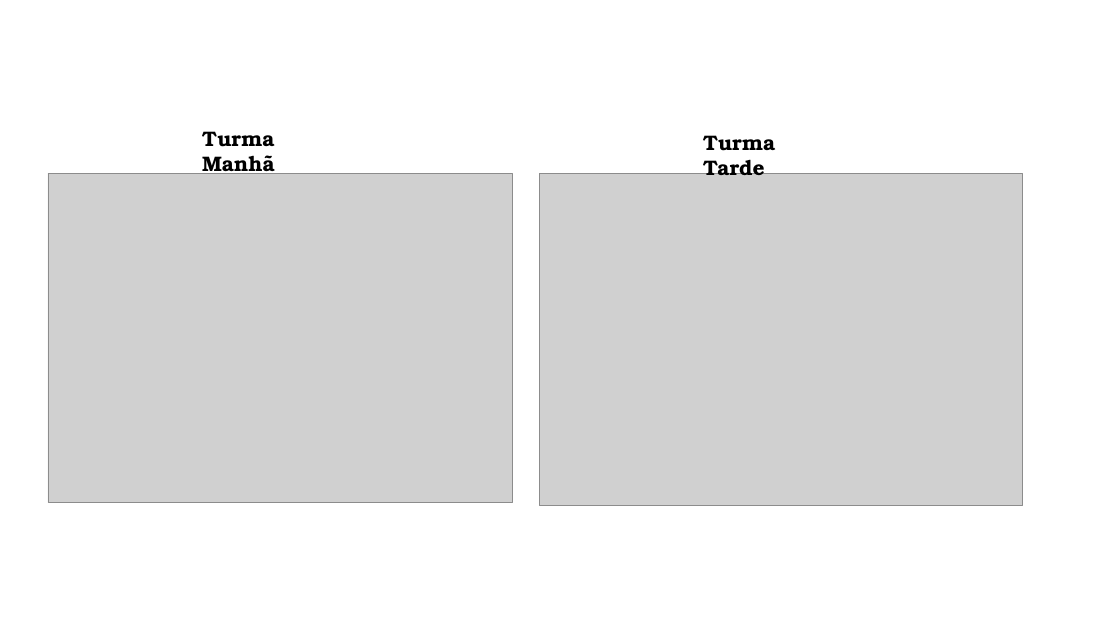
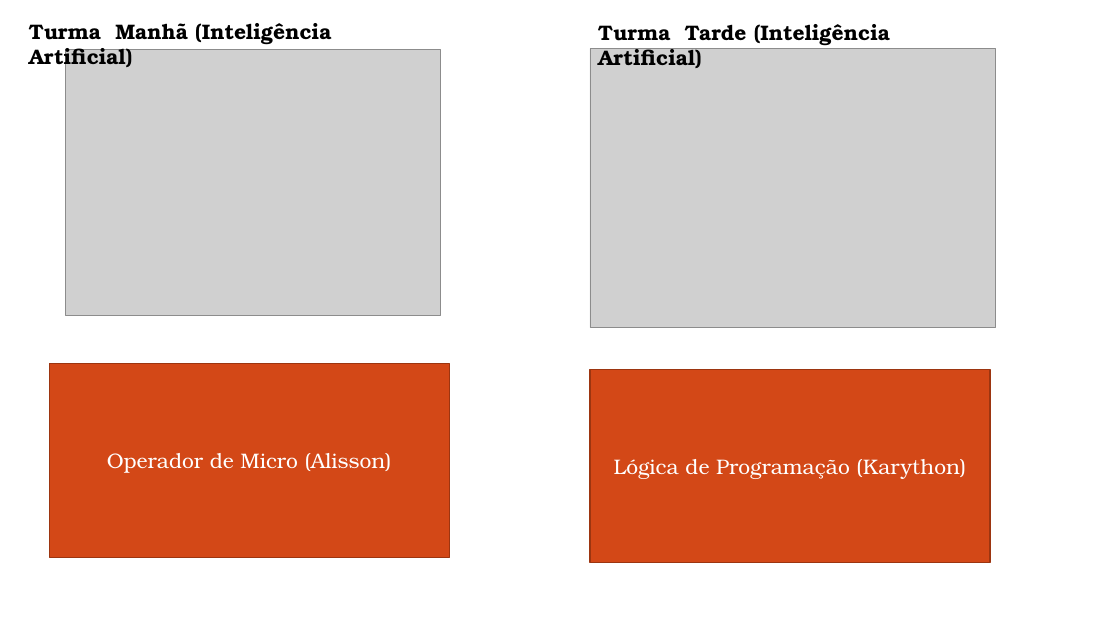
Before and after one commit to romulosilvestre/semanaeda, a slide deck: slide 15 of Graficos.pptx. Drawn at 1120x630 pixels with LibreOffice and Linux fonts; fonts in the diff are those of the drawing; grey boxes stand for pictures; background and template pictures are left out. Boxes give left, top, right and bottom in pixels: in the first picture for what was removed or moved away, otherwise in the second. Text is boxed around its words. In the diff, an @@ line names an element or a change of style, - is before the commit and + after.

```diff
--- a/Graficos.pptx
+++ b/Graficos.pptx
@@ text at box(29, 23, 331, 71): text changed @@
-Turma Manhã
+Turma Manhã (Inteligência Artificial)
@@ text at box(598, 24, 890, 68): text changed @@
-Turma Tarde
+Turma Tarde (Inteligência Artificial)
@@ picture: place and size @@
-picture at box(48, 173, 513, 502)
+picture at box(66, 50, 440, 316)
@@ picture: place and size @@
-picture at box(539, 173, 1023, 506)
+picture at box(590, 49, 996, 328)
@@ rectangle added at box(50, 364, 450, 557), fill #D34817, outline #9C3511 1 pt, 18 pt, text #FFFFFF @@
+Operador de Micro (Alisson)
@@ rectangle added at box(590, 370, 990, 563), fill #D34817, outline #9C3511 1 pt, 18 pt, text #FFFFFF @@
+Lógica de Programação (Karython)
```
Also in this commit, not shown: 10 slides added, 1 slide removed, 1 other file.
